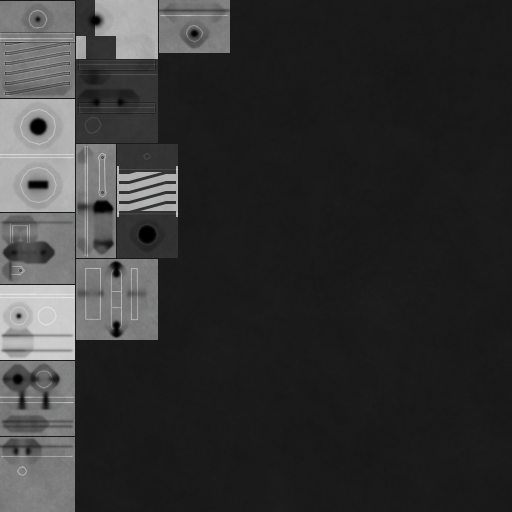
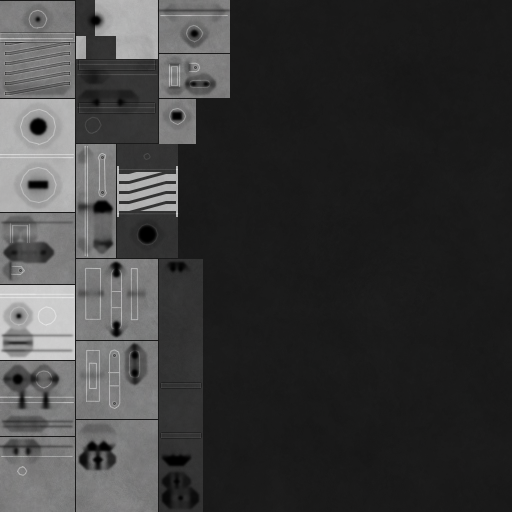
Layers edited between the first and the second 512x512 image:
painted on "a" over (1, 3, 229, 512)
painted on "l1" over (166, 60, 193, 91)
painted on "h3" over (86, 62, 211, 410)
painted on "b" (1st of 2) over (76, 54, 230, 512)
